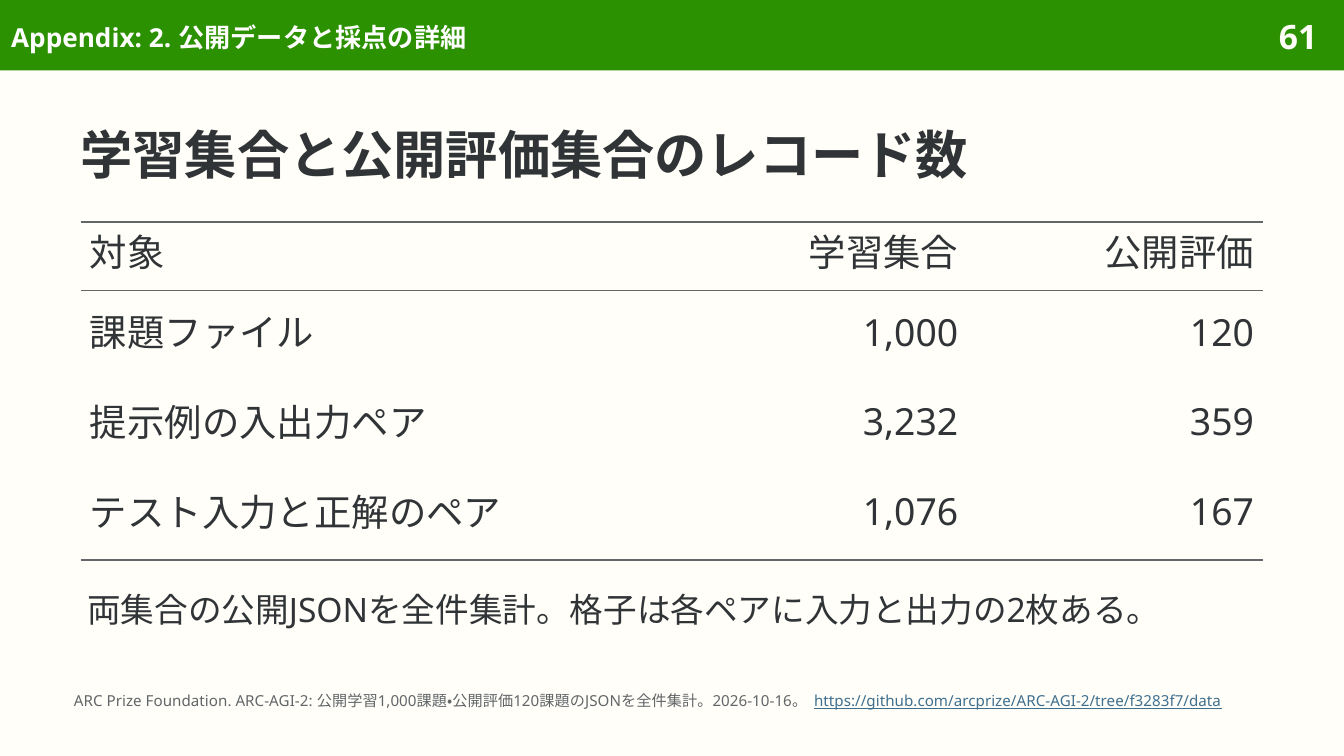
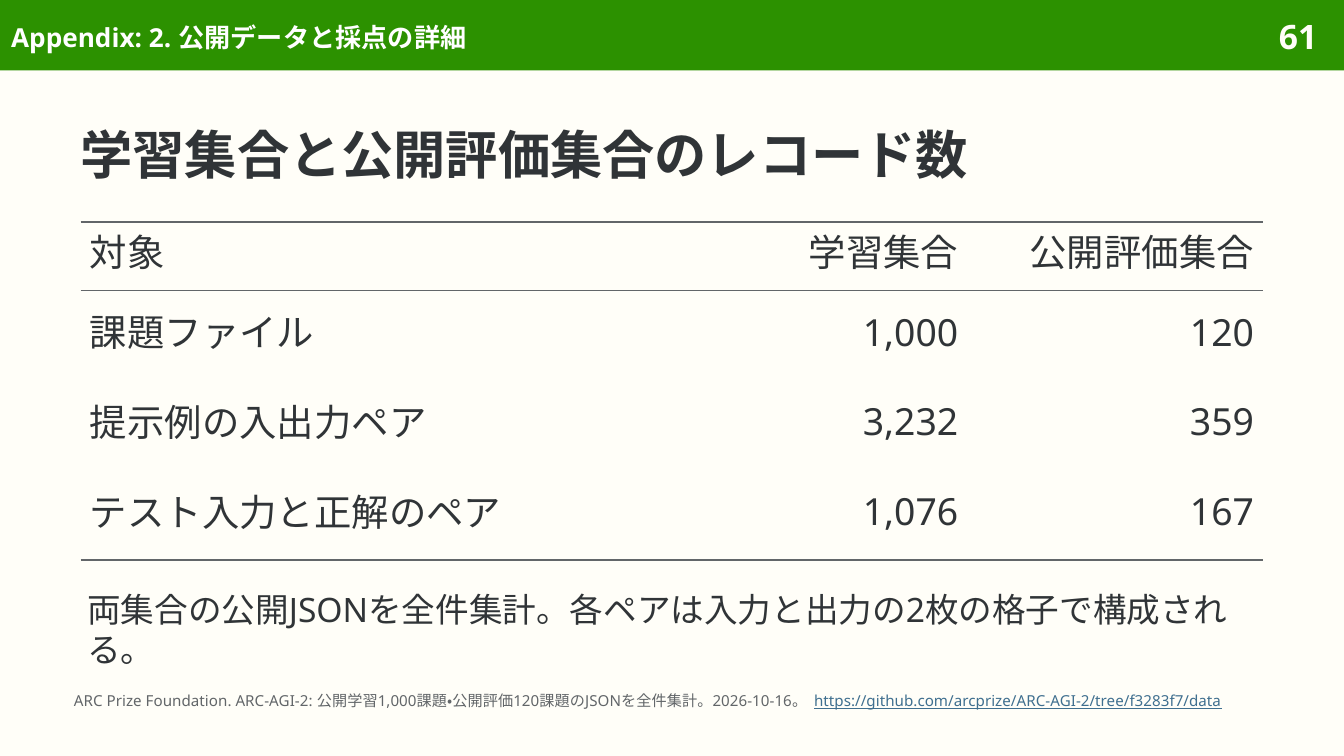
Before and after one commit to sasakiy84/datasets-in-10-minutes, a slide deck: slide 61 of slides/datasets-in-10-minutes-arc-agi-2.pptx. Drawn at 1344x756 pixels with LibreOffice and Linux fonts; fonts in the diff are those of the drawing. Boxes give left, top, right and bottom in pixels: in the first picture for what was removed or moved away, otherwise in the second. Text is boxed around its words. In the diff, an @@ line names an element or a change of style, - is before the commit and + after.

```diff
--- a/slides/datasets-in-10-minutes-arc-agi-2.pptx
+++ b/slides/datasets-in-10-minutes-arc-agi-2.pptx
@@ table at bbox=[81, 222, 1263, 560] @@
-row 1, column 3: 公開評価
+row 1, column 3: 公開評価集合
@@ text at bbox=[87, 593, 1227, 664]: text changed @@
-両集合の公開JSONを全件集計。格子は各ペアに入力と出力の2枚ある。
+両集合の公開JSONを全件集計。各ペアは入力と出力の2枚の格子で構成される。
```
Also in this commit, not shown: 21 other slides changed, 7 other files.
